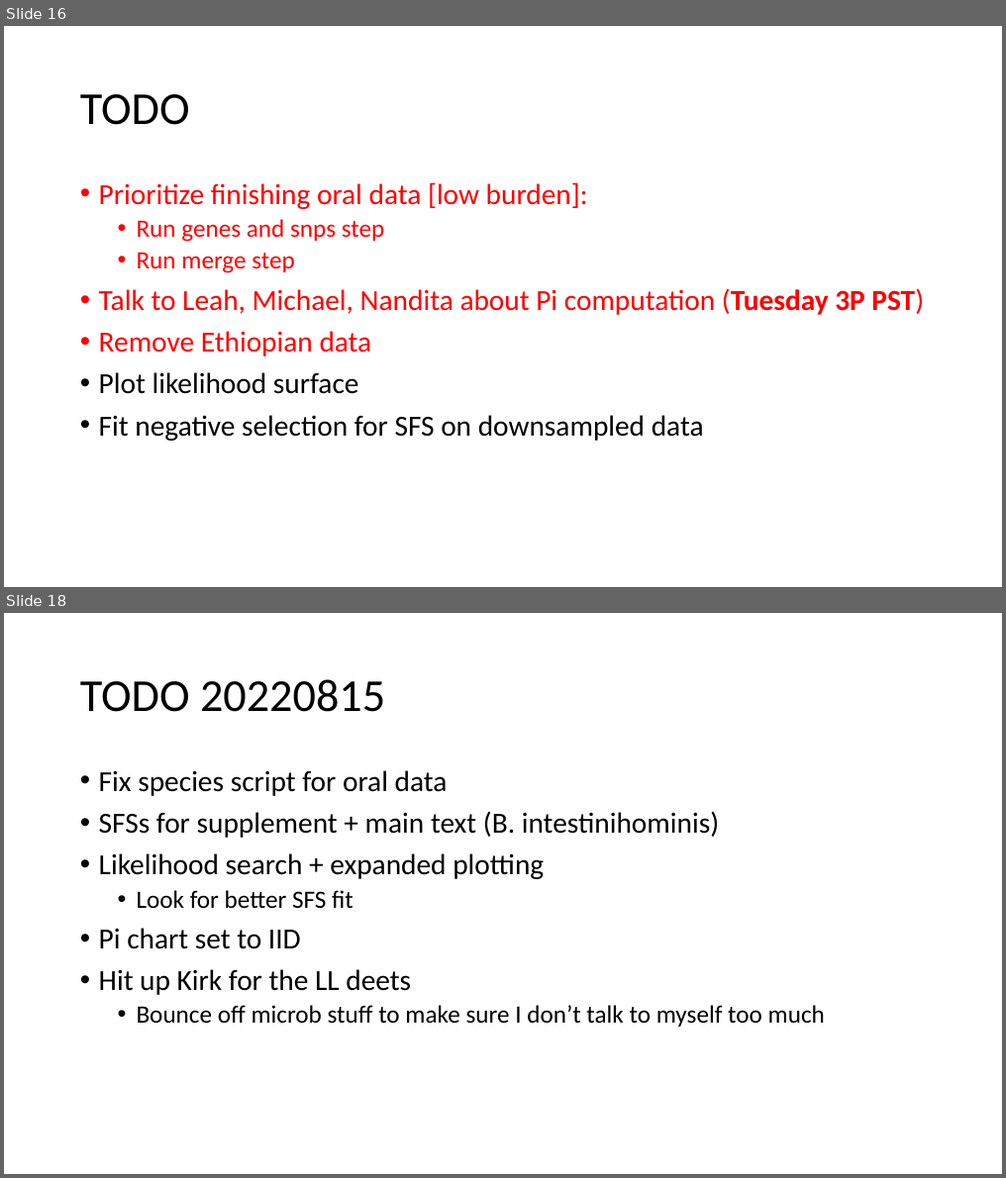
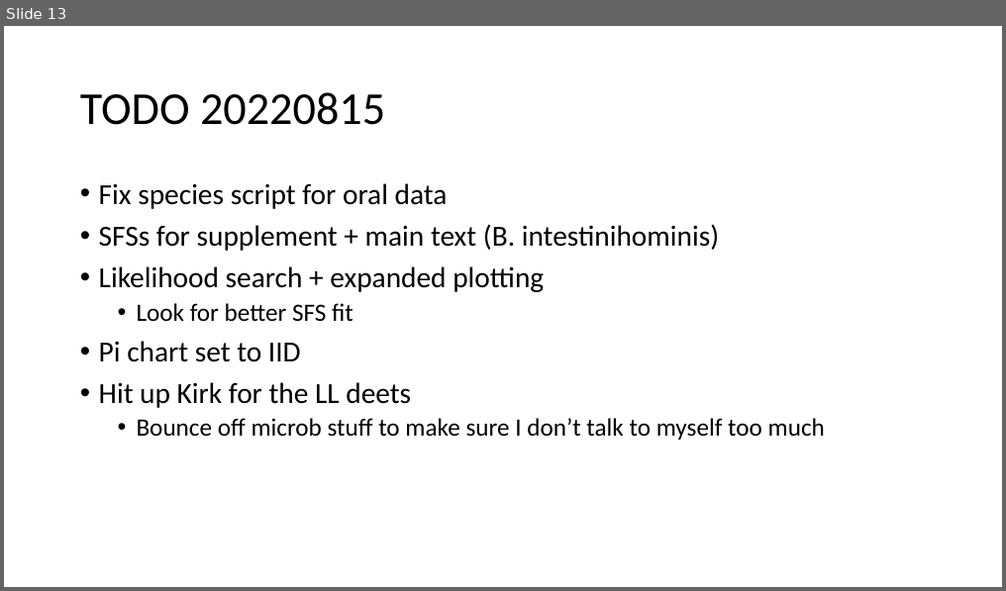
Before and after one commit to jon-mah/demo_for_ccgb, a slide deck: Summary/20220822_microbiome_demographic_slides.pptx. Shown one above the other, each under a label of ours: slides 16 and 18 before the commit, slide 13 after it; the slides between them are not shown. The pictures are 1006x1178 and 1006x591 pixels, drawn with LibreOffice and Linux fonts; fonts in the diff are those of the drawing. Boxes give left, top, right and bottom in pixels: in the first picture for what was removed or moved away, otherwise in the second. Text is boxed around its words. In the diff, an @@ line names an element or a change of style, - is before the commit and + after.

```diff
--- a/Summary/20220822_microbiome_demographic_slides.pptx
+++ b/Summary/20220822_microbiome_demographic_slides.pptx
@@ slide 16 removed at (4, 26, 1002, 587), background #FFFFFF @@
@@ title removed at (80, 94, 190, 125) @@
-TODO
@@ text removed at (99, 182, 924, 441) @@
-• Prioritize finishing oral data [low burden]:
-  • Run genes and snps step
-  • Run merge step
-• Talk to Leah, Michael, Nandita about Pi computation (Tuesday 3P PST)
-• Remove Ethiopian data
-• Plot likelihood surface
-• Fit negative selection for SFS on downsampled data
@@ what was slide 18 is now slide 13 @@
```
Also in this commit, not shown: 5 slides changed, 2 slides added, 6 other slides removed, 4 other files.
